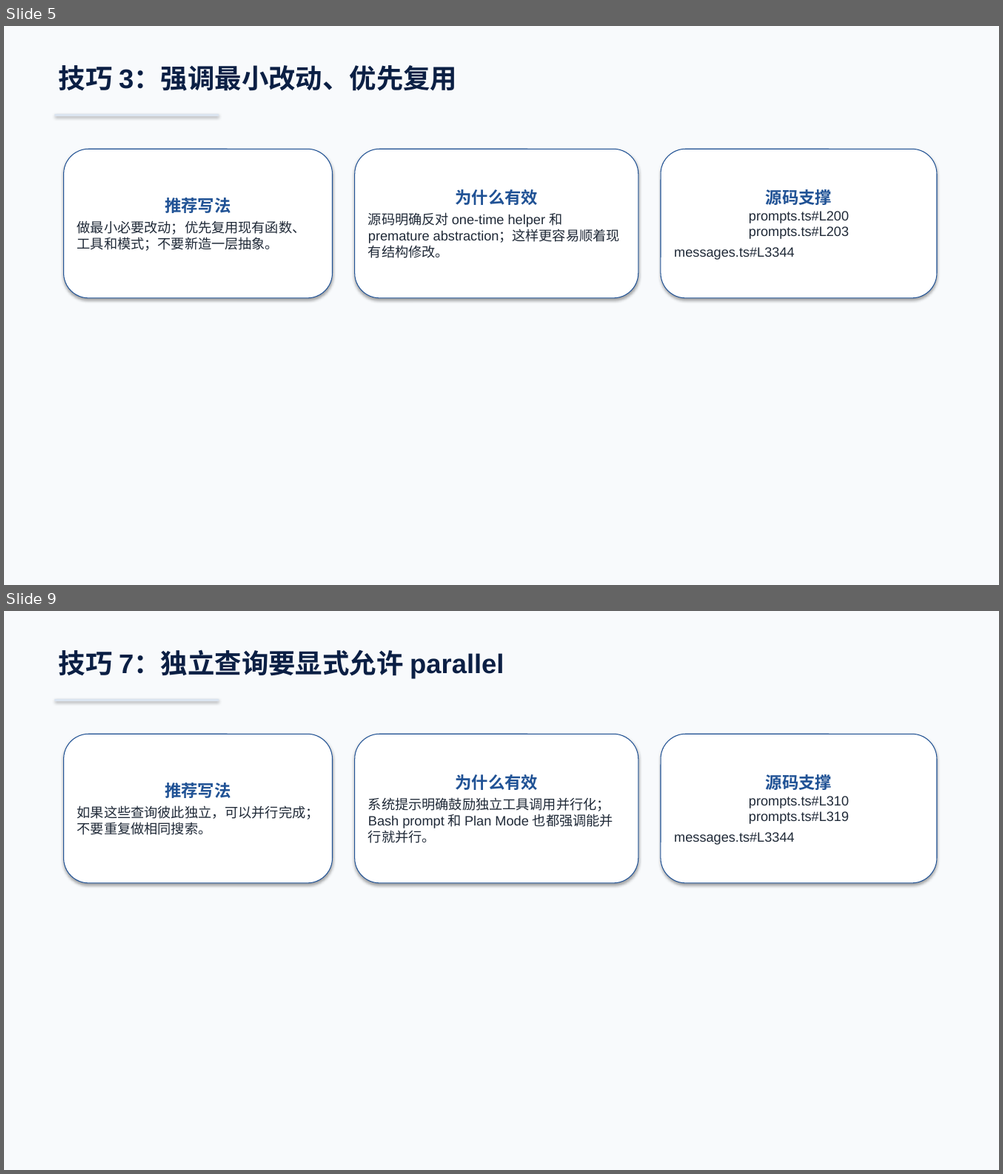
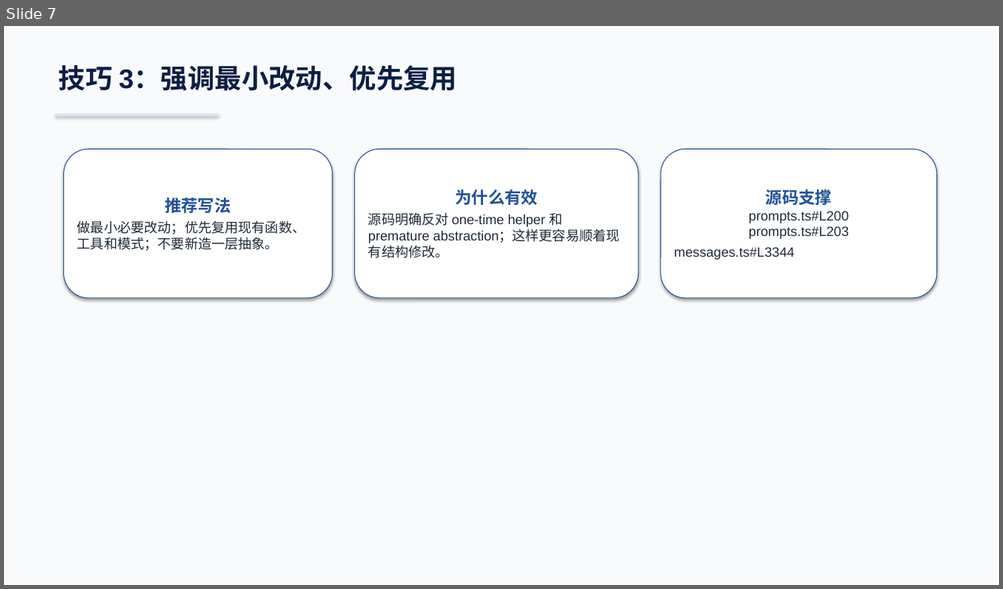
Before and after one commit to boboliu-1010/ccode, a slide deck: docs/zh/09-Claude Code 使用技巧与注意事项-WPS兼容版.pptx. Shown one above the other, each under a label of ours: slides 5 and 9 before the commit, slide 7 after it; the slides between them are not shown. The pictures are 1003x1174 and 1003x589 pixels, drawn with LibreOffice and Linux fonts; fonts in the diff are those of the drawing. Boxes give left, top, right and bottom in pixels: in the first picture for what was removed or moved away, otherwise in the second. Text is boxed around its words. In the diff, an @@ line names an element or a change of style, - is before the commit and + after.

```diff
--- a/docs/zh/09-Claude Code 使用技巧与注意事项-WPS兼容版.pptx
+++ b/docs/zh/09-Claude Code 使用技巧与注意事项-WPS兼容版.pptx
@@ slide 9 removed at (4, 611, 999, 1170), background #F8FAFC @@
@@ text removed at (59, 650, 504, 678) @@
-技巧 7：独立查询要显式允许 parallel
@@ rectangle removed at (55, 699, 219, 701) @@
@@ rounded rectangle removed at (64, 734, 333, 883) @@
-推荐写法
-如果这些查询彼此独立，可以并行完成；不要重复做相同搜索。
@@ rounded rectangle removed at (355, 734, 638, 883) @@
-为什么有效
-系统提示明确鼓励独立工具调用并行化；Bash prompt 和 Plan Mode 也都强调能并行就并行。
@@ rounded rectangle removed at (660, 734, 936, 883) @@
-源码支撑
-prompts.ts#L310
-prompts.ts#L319
-messages.ts#L3344
@@ what was slide 5 is now slide 7 @@
```
Also in this commit, not shown: 7 slides changed, 4 slides added, 2 other slides removed, 2 other files.
